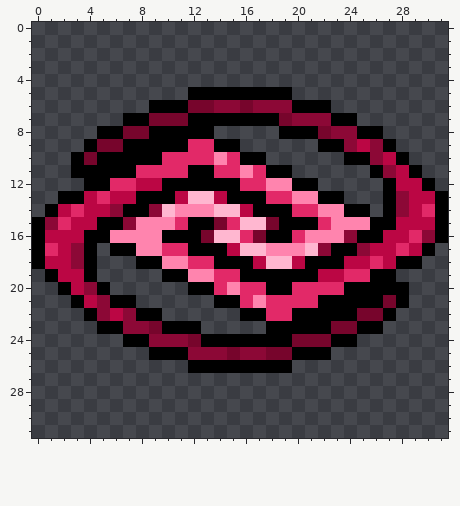
Pixel-art sprite, stored at crawl-ref/source/rltiles/dngn/traps/dispersal.png. Above is the file before it was changed.
The file is 32x32 pixels.
And afterwards:
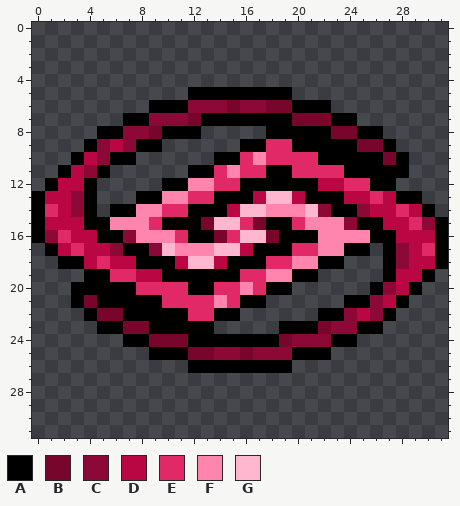
Palette (. is transparent): A #000000  B #77052c  C #8c0836  D #bb0644  E #e22968  F #ff84ae  G #ffb7d0
The commit says: Flip the dispersal trap tile (CanOfWorms) Accessiblity change for colourblind players.
Diff:
@@ x 0..31 @@
  5 ............AAAAAAAA............
- 6 .........AAABBCCBCCCAAA.........
- 7 .......AABBBAAAAAAABCCCAA.......
- 8 .....AABBAAAAA.....AAABCCAA.....
- 9 ....ABBAAAAAEEAA......AACDCA....
-10 ...ABAAAAAEEEEFEAA......AACDA...
-11 ...AAAAAEEEEAAEEFEAA......ACDA..
-12 ....AAEEDDAAAAAAEEFFAA.....ADDA.
-13 ..AADEDDAAADGGDAAAEEFFAA...ACDDA
-14 .ADEDDCAACGFFFGGDAAAEEFFAA.ACDEA
-15 ACEDDAACFFFEAABEGGBAAAEFFFAADDDA
-16 ADDDAAFFFFAAABGGEBAAEFFFCAADDECA
-17 AEDCA.AAFFEEAAADGGFFFGCAACDDEDA.
-18 ADDCA...AAFFEEAAADGGDAAADDEDAA..
-19 .ADDA.....AAFFEEAAAAAADDEEAA....
-20 ..ADCA......AAEFEEAAEEEEAAAAA...
-21 ...ADCAA......AAEFEEEEAAAAABA...
-22 ....ACDCAA......AAEEAAAAABBA....
-23 .....AACCBAAA.....AAAAABBAA.....
-24 .......AACCCBAAAAAAABBBAA.......
-25 .........AAACCCBCCBBAAA.........
+ 6 .........AAACCCBCCBBAAA.........
+ 7 .......AACCCBAAAAAAABBBAA.......
+ 8 .....AACCBAAA.....AAAAABBAA.....
+ 9 ....ACDCAA......AAEEAAAAABBA....
+10 ...ADCAA......AAEFEEEEAAAAABA...
+11 ..ADCA......AAEFEEAAEEEEAAAAA...
+12 .ADDA.....AAFFEEAAAAAADDEEAA....
+13 ADDCA...AAFFEEAAADGGDAAADDEDAA..
+14 AEDCA.AAFFEEAAADGGFFFGCAACDDEDA.
+15 ADDDAAFFFEAAABGGEBAAEFFFCAADDECA
+16 ACEDDAACFFFEAABEGGBAAAFFFFAADDDA
+17 .ADEDDCAACGFFFGGDAAAEEFFAA.ACDEA
+18 ..AADEDDAAADGGDAAAEEFFAA...ACDDA
+19 ....AAEEDDAAAAAAEEFFAA.....ADDA.
+20 ...AAAAAEEEEAAEEFEAA......ACDA..
+21 ...ABAAAAAEEEEFEAA......AACDA...
+22 ....ABBAAAAAEEAA......AACDCA....
+23 .....AABBAAAAA.....AAABCCAA.....
+24 .......AABBBAAAAAAABCCCAA.......
+25 .........AAABBCCBCCCAAA.........
 26 ............AAAAAAAA............
